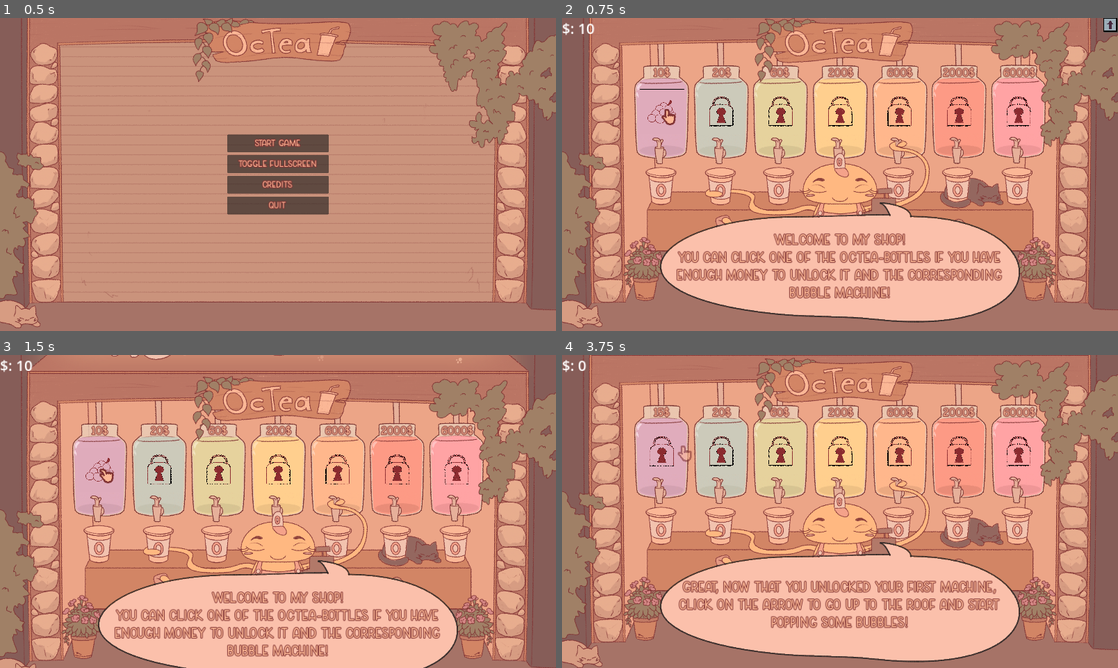
Above: before the commit, frames 1-4 (two rows, left to right).
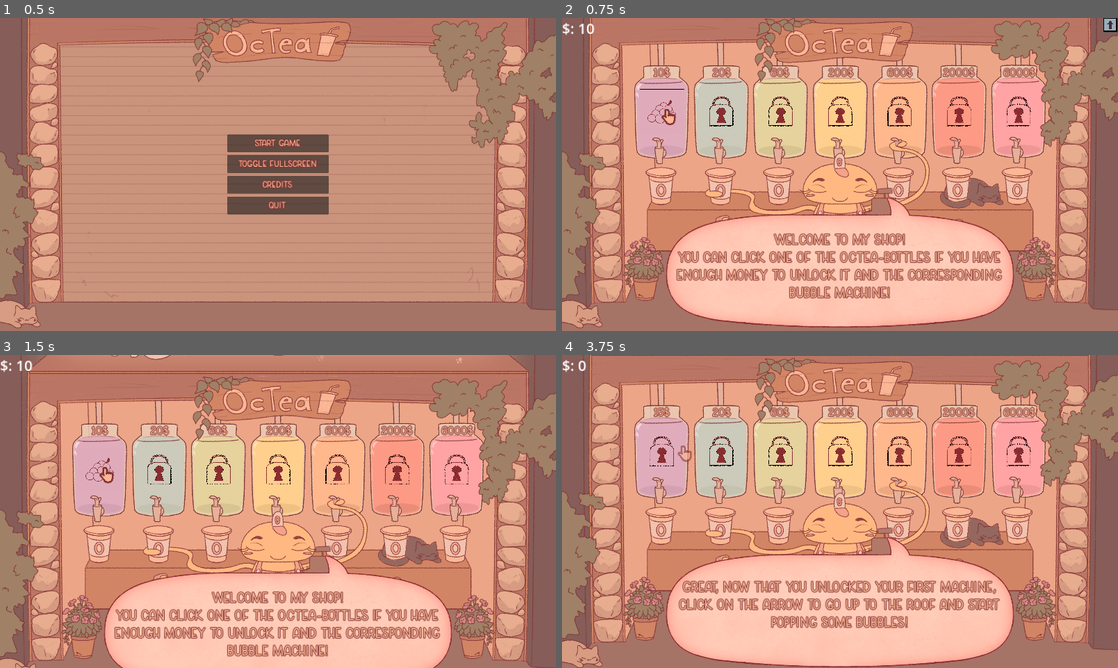
Above: after the commit, the same moments.

Repository: Spedinja/GGJ25
Game: Godot game, scene res://scenes/main_menu.tscn
Same seed, same stepped clock (60 frames per second), same inputs: the game is played once before the commit and once after it. Sound files missing from this copy of the repository are replaced by a short silence.
Inputs (mouse positions are in pixels of both pictures, inside the frame that each line leads up to):
- Up to frame 1 (0.5 s): no input
- Up to frame 2 (0.75 s): click "Start Game" at 0.5 s
- Up to frame 3 (1.5 s): click (550, 361) at 1.25 s
- Up to frame 4 (3.75 s): click (706, 574) at 2 s; click (1112, 661) at 2.75 s; click (662, 511) at 3.5 s

Frame 1 is identical in both runs. In frame 2, 3.0% of the frame differs, in the area x 17-83%, y 57-99%; in frame 3, 1.5%; in frame 4, 3.0%.

Commit message:
Plane adjustments

Diff:
--- a/scenes/plane.tscn
+++ b/scenes/plane.tscn
@@ -3,8 +3,8 @@
 [ext_resource type="Script" path="res://scripts/plane.gd" id="1_3r5b6"]
 [ext_resource type="Texture2D" uid="uid://crcrbm5o5cf48" path="res://sprites/Temp_Plane.png" id="2_cg0jd"]
 
-[sub_resource type="CapsuleShape2D" id="CapsuleShape2D_4hl2w"]
-radius = 50.0
+[sub_resource type="CapsuleShape2D" id="CapsuleShape2D_tdekd"]
+radius = 49.0
 height = 172.0
 
 [node name="Plane" type="Area2D"]
@@ -15,4 +15,6 @@
 
 [node name="CollisionShape2D" type="CollisionShape2D" parent="."]
 rotation = 1.5708
-shape = SubResource("CapsuleShape2D_4hl2w")
+shape = SubResource("CapsuleShape2D_tdekd")
+
+[node name="Timer" type="Timer" parent="."]
--- a/scenes/player_area.tscn
+++ b/scenes/player_area.tscn
@@ -101,7 +101,7 @@
 texture = ExtResource("4_uh3b7")
 
 [node name="Plane" parent="BubbleArea/SpawnArea" instance=ExtResource("12_2qq77")]
-position = Vector2(364, 368)
+position = Vector2(2006, 373)
 
 [node name="BubbleArea_HUD" type="CanvasLayer" parent="BubbleArea"]
 
--- a/scenes/tutorial/tutorial_1.tscn
+++ b/scenes/tutorial/tutorial_1.tscn
@@ -1,7 +1,7 @@
 [gd_scene load_steps=8 format=3 uid="uid://dvnqcgsgqk7ec"]
 
 [ext_resource type="Script" path="res://scripts/tutorial/tutorial_1.gd" id="1_bcv7t"]
-[ext_resource type="Texture2D" uid="uid://dimkydw2ler17" path="res://sprites/tutorial/Temp_Speech_Bubble.png" id="3_xl3yn"]
+[ext_resource type="Texture2D" uid="uid://butmnt27uq8qk" path="res://sprites/tutorial/Speech_Bubble.png" id="2_5sw8q"]
 [ext_resource type="Texture2D" uid="uid://dg1dxib61wskj" path="res://sprites/tutorial/Temp_click.png" id="4_76odr"]
 [ext_resource type="Theme" uid="uid://7jqarffrk3um" path="res://themes/CozyFont.tres" id="5_e1p1d"]
 
@@ -33,13 +33,13 @@
 
 [node name="SpeechBubble" type="Sprite2D" parent="."]
 position = Vector2(0, 303)
-texture = ExtResource("3_xl3yn")
+texture = ExtResource("2_5sw8q")
 
 [node name="Cursor" type="AnimatedSprite2D" parent="."]
 position = Vector2(-590, -198)
 scale = Vector2(2, 2)
 sprite_frames = SubResource("SpriteFrames_i2661")
-frame_progress = 0.567058
+frame_progress = 0.0347685
 
 [node name="RichTextLabel" type="Label" parent="."]
 offset_left = -657.0
--- a/scenes/tutorial/tutorial_2.tscn
+++ b/scenes/tutorial/tutorial_2.tscn
@@ -1,7 +1,7 @@
 [gd_scene load_steps=8 format=3 uid="uid://qlajv6titw1w"]
 
 [ext_resource type="Script" path="res://scripts/tutorial/tutorial_2.gd" id="1_u7010"]
-[ext_resource type="Texture2D" uid="uid://dimkydw2ler17" path="res://sprites/tutorial/Temp_Speech_Bubble.png" id="3_irjog"]
+[ext_resource type="Texture2D" uid="uid://butmnt27uq8qk" path="res://sprites/tutorial/Speech_Bubble.png" id="2_j7p7d"]
 [ext_resource type="Texture2D" uid="uid://doyt5n8465k7p" path="res://sprites/tutorial/Temp_cursor_slide.png" id="4_gis2v"]
 [ext_resource type="Theme" uid="uid://7jqarffrk3um" path="res://themes/CozyFont.tres" id="5_004jo"]
 
@@ -73,7 +73,7 @@
 
 [node name="SpeechBubble" type="Sprite2D" parent="."]
 position = Vector2(0, 303)
-texture = ExtResource("3_irjog")
+texture = ExtResource("2_j7p7d")
 
 [node name="Cursor" type="Sprite2D" parent="."]
 position = Vector2(-590, -198)
--- a/scripts/bubble.gd
+++ b/scripts/bubble.gd
@@ -13,7 +13,6 @@
 var is_clicked = false
 
 func _ready() -> void:
-	connect("body_entered", Callable(self, "_on_body_entered"))
 	self.bubbleScale= randf_range(1,4)
 	self.setBubbleScale(bubbleScale)
 	self.direction = randf_range(-1,1)
@@ -32,10 +31,10 @@
 func _input_event(viewport, event, shape_idx):
 	if event is InputEventMouseButton and event.button_index == MOUSE_BUTTON_LEFT and event.pressed:
 		if not is_clicked:
-			pop_this_bubble()
+			pop_bubble()
 
 
-func pop_this_bubble():
+func pop_bubble():
 	is_clicked = true
 	#emit_signal("bubble_popped")
 	SignalManager.bubble_popped.emit(self.getBubbleValue())
@@ -59,8 +58,3 @@
 	self.bubble_data.amplitude = self.bubble_data.amplitude + (multiplier * 10)
 	self.bubble_data.upwards_speed = self.bubble_data.upwards_speed + (multiplier * 10)
 	#self.bubble_data = self.bubble_data.bubbleValue * multiplier  #bubbleScale * multiplier
-
-func _on_body_entered(body):
-	print("entered")
-	if body.has_method("pop_bubble"):
-		pop_this_bubble()
--- a/scripts/plane.gd
+++ b/scripts/plane.gd
@@ -1,4 +1,31 @@
 extends Area2D
 
-func pop_bubble():
-	print("Bubble popped!")
+@export var x_speed : int = 200
+@export_range(0, 1080) var y_offset_radius : int
+@export var cooldown : float = 10
+
+@onready var timer: Timer = $Timer
+
+var current_speed : int
+
+func _ready():
+	connect("area_entered", Callable(self, "_on_area_entered"))
+	timer.wait_time = cooldown
+	timer.connect("timeout", Callable(self, "_on_cooldown_over"))
+	current_speed = x_speed
+
+func _process(delta):
+	if position.x < -300:
+		position.x = 1920
+		current_speed = 0
+		print("reset timer start")
+		timer.start()
+	position.x -= current_speed * delta
+
+func _on_area_entered(area):
+	if area.has_method("pop_bubble"):
+		area.pop_bubble()
+
+func _on_cooldown_over():
+
+	current_speed = x_speed
Binary file added: sprites/tutorial/Speech_Bubble.png
Not shown, added: sprites/tutorial/Speech_Bubble.png.import
